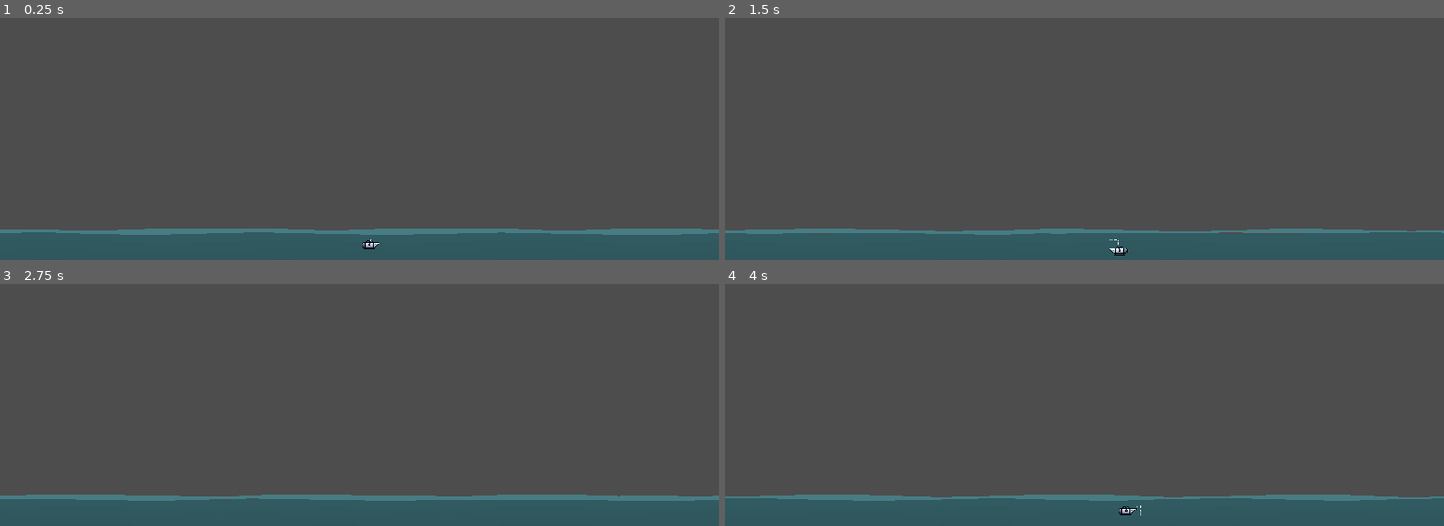
Above: before the commit, frames 1-4 (two rows, left to right).
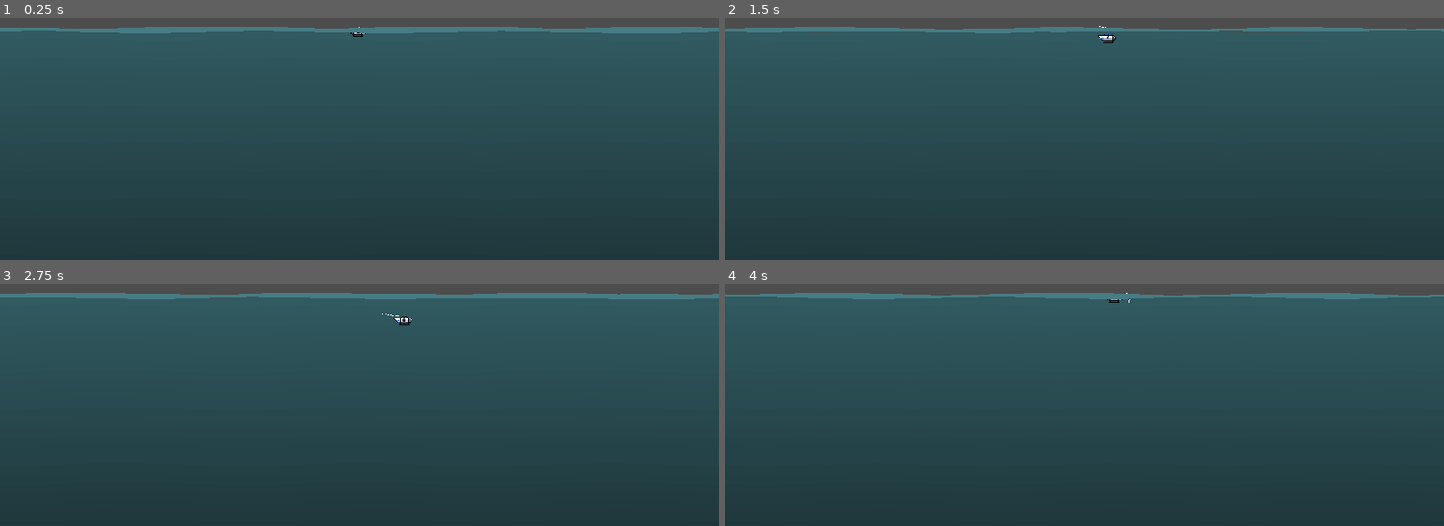
Above: after the commit, the same moments.

Repository: anomolyte/titanic_tourer
Game: Godot game, scene res://scenes/game.tscn
The game is run twice, just before and just after one commit, with the same random seed, the same clock (stepped at 60 frames per second) and the same inputs.
Inputs:
- Up to frame 1 (0.25 s): no input
- Up to frame 2 (1.5 s): hold D (move_right) 0.53-1.28 s; hold S (move_down) from 1.28 s (still down)
- Up to frame 3 (2.75 s): release S (move_down) at 2.03 s; hold D (move_right) from 2.03 s (still down)
- Up to frame 4 (4 s): release D (move_right) at 2.78 s; hold W (move_up) 2.78-3.53 s; hold A (move_left) from 3.53 s (still down)

The runs differ from the first frame. In frame 1, 96% of the frame differs, in the area x 0-100%, y 3-100%; in frame 2, 96%; in frame 3, 96%; in frame 4, 96%.

Commit message:
camera follow solved, clamped player movement limits

Diff:
--- /dev/null
+++ b/global/game_event.gd
@@ -0,0 +1,3 @@
+extends Node
+
+signal camera_follow_player(y_position)
--- /dev/null
+++ b/global/global.gd
@@ -0,0 +1 @@
+extends Node
--- a/player/player.gd
+++ b/player/player.gd
@@ -4,6 +4,11 @@
 
 const ACCELERATION = 40
 const DRAG = 10
+
+const MAX_PLAYER_HEIGHT = 1010
+const MIN_PLAYER_HEIGHT = 235
+const MAX_PLAYER_WIDTH = 946
+const MIN_PLAYER_WIDTH = 13
 
 var velocity = Vector2(0,0)
 
@@ -15,6 +20,11 @@
 
 	process_player_input()
 	player_movement()
+
+	global_position.y = clamp(global_position.y, MIN_PLAYER_HEIGHT, MAX_PLAYER_HEIGHT)
+	global_position.x = clamp(global_position.x, MIN_PLAYER_WIDTH, MAX_PLAYER_WIDTH)
+
+	GameEvent.emit_signal("camera_follow_player", global_position.y)
 
 
 
--- a/project.godot
+++ b/project.godot
@@ -14,6 +14,10 @@
 run/main_scene="res://scenes/game.tscn"
 config/features=PackedStringArray("4.1", "Forward Plus")
 config/icon="res://icon.svg"
+
+[autoload]
+
+GameEvent="*res://global/game_event.gd"
 
 [display]
 
--- a/scenes/game.tscn
+++ b/scenes/game.tscn
@@ -1,6 +1,7 @@
-[gd_scene load_steps=8 format=3 uid="uid://cmd07mrnl05kp"]
+[gd_scene load_steps=9 format=3 uid="uid://cmd07mrnl05kp"]
 
 [ext_resource type="PackedScene" uid="uid://dex42s4rxu2ob" path="res://player/player.tscn" id="1_bdfjf"]
+[ext_resource type="Script" path="res://scenes/game/camera.gd" id="1_wvq00"]
 [ext_resource type="Shader" path="res://scenes/environment/water_shader.gdshader" id="2_xfp7b"]
 
 [sub_resource type="ShaderMaterial" id="ShaderMaterial_2kl2y"]
@@ -28,10 +29,11 @@
 [node name="Game" type="Node"]
 
 [node name="Camera" type="Camera2D" parent="."]
-position = Vector2(480, 0)
+position = Vector2(480, 270)
+script = ExtResource("1_wvq00")
 
 [node name="Player" parent="." instance=ExtResource("1_bdfjf")]
-position = Vector2(495, 250)
+position = Vector2(480, 235)
 
 [node name="Environment" type="Node2D" parent="."]
 
--- /dev/null
+++ b/scenes/game/camera.gd
@@ -0,0 +1,16 @@
+extends Camera2D
+
+const FOLLOW_SPEED = 9
+const MIN_HEIGHT = 270
+const MAX_HEIGHT = 750
+
+var target_position = global_position
+
+func _ready():
+	GameEvent.connect("camera_follow_player", Callable(self, "_follow_player"))
+
+func _physics_process(delta):
+	global_position.y  = lerp(global_position.y, target_position.y, FOLLOW_SPEED * delta)
+
+func _follow_player(player_y):
+	target_position.y = clamp(player_y, MIN_HEIGHT, MAX_HEIGHT)
